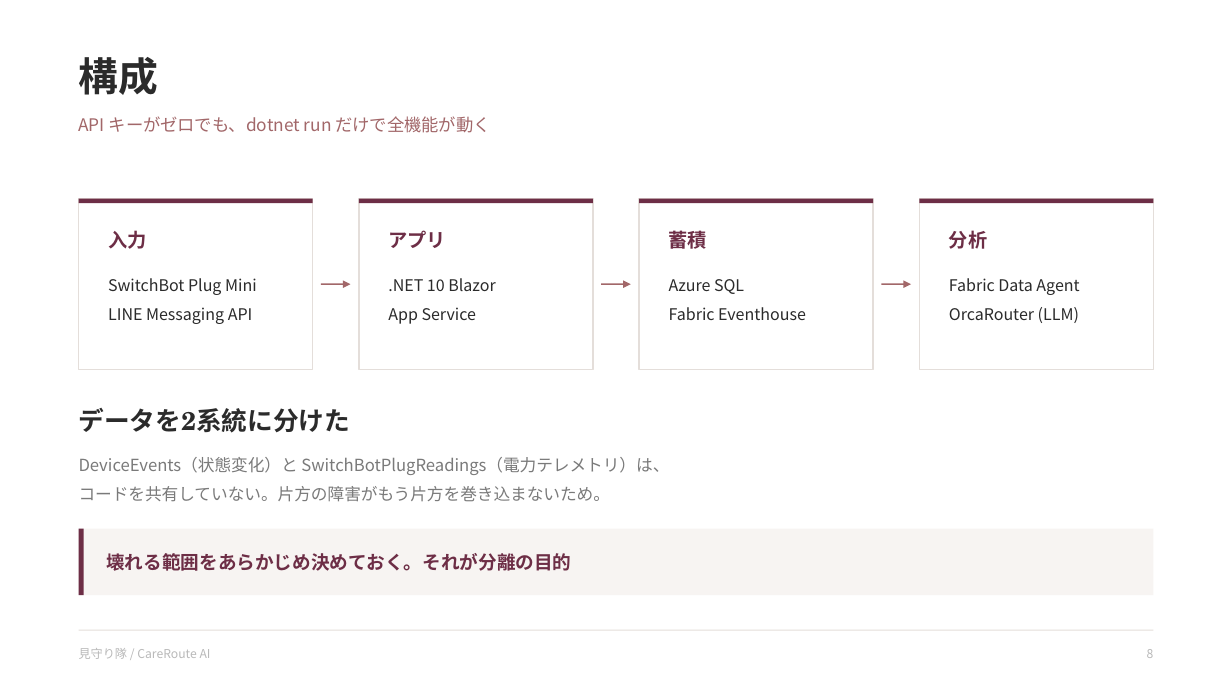
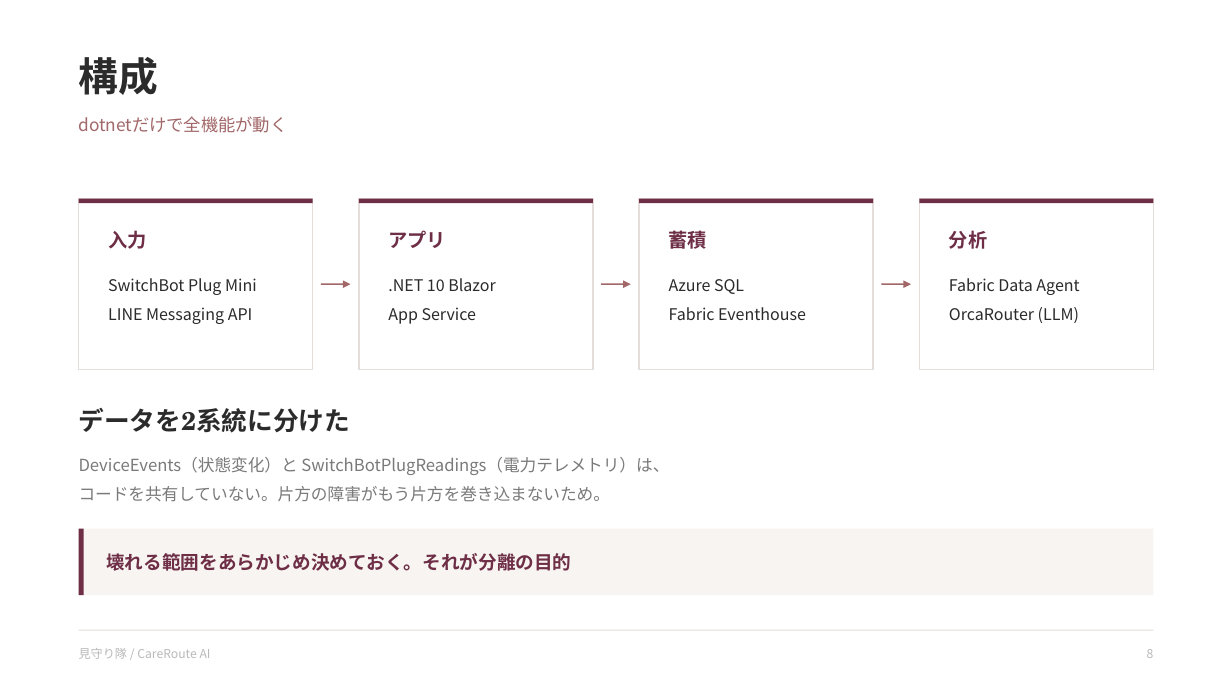
Before and after one commit to monoqlo78/mimamoritai-careroute-ai, a slide deck: slide 8 of docs/mimamoritai-deck.pptx. Drawn at 1232x693 pixels with LibreOffice and Linux fonts; fonts in the diff are those of the drawing. Boxes give left, top, right and bottom in pixels: in the first picture for what was removed or moved away, otherwise in the second. Text is boxed around its words. In the diff, an @@ line names an element or a change of style, - is before the commit and + after.

```diff
--- a/docs/mimamoritai-deck.pptx
+++ b/docs/mimamoritai-deck.pptx
@@ text at (79,116,288,133): text changed @@
-API キーがゼロでも、dotnet run だけで全機能が動く
+dotnetだけで全機能が動く
```
Also in this commit, not shown: 6 other slides changed, 1 slide added, 5 other files.
